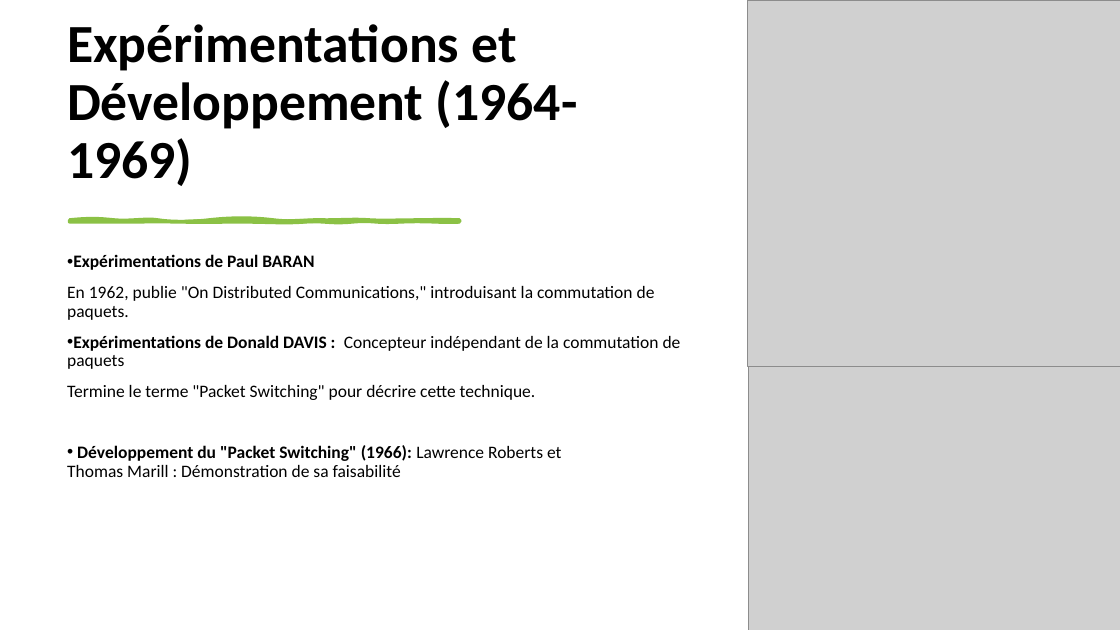
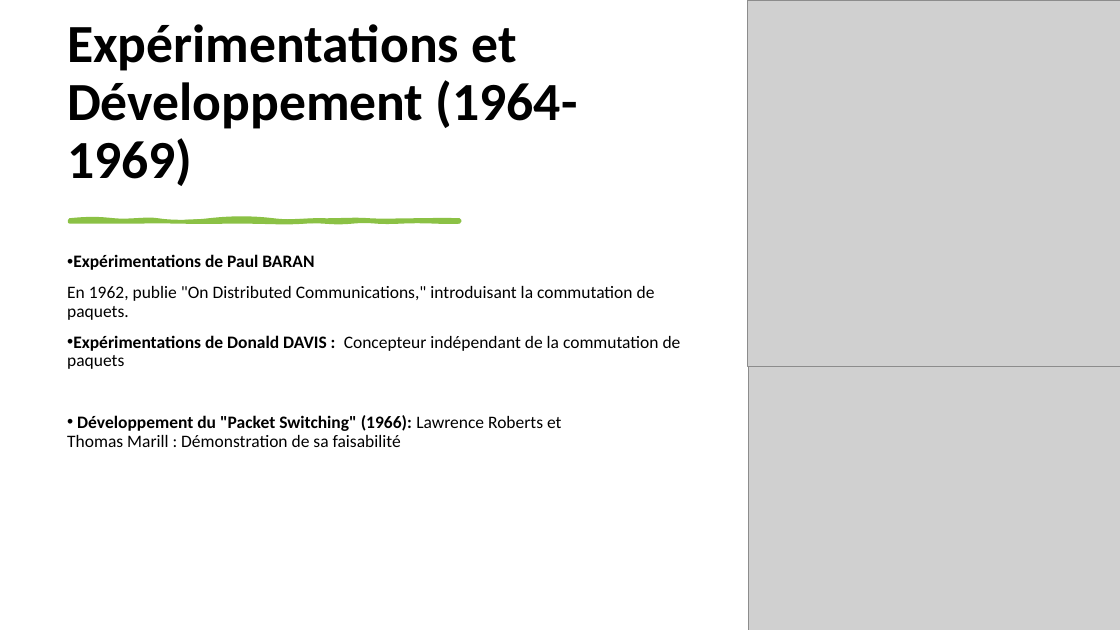
Before and after one commit to YannVerd/Expo_groupe, a slide deck: slide 5 of Expose_ARPAnet.pptx. Drawn at 1120x630 pixels with LibreOffice and Linux fonts; fonts in the diff are those of the drawing; grey boxes stand for pictures. Boxes give left, top, right and bottom in pixels: in the first picture for what was removed or moved away, otherwise in the second. Text is boxed around its words. In the diff, an @@ line names an element or a change of style, - is before the commit and + after.

```diff
--- a/Expose_ARPAnet.pptx
+++ b/Expose_ARPAnet.pptx
@@ subtitle at (x1=67, y1=385, x2=536, y2=400): paragraph removed @@
-Termine le terme "Packet Switching" pour décrire cette technique.
```
Also in this commit, not shown: 6 other slides changed, 1 slide added, 1 slide removed, 1 other file.
